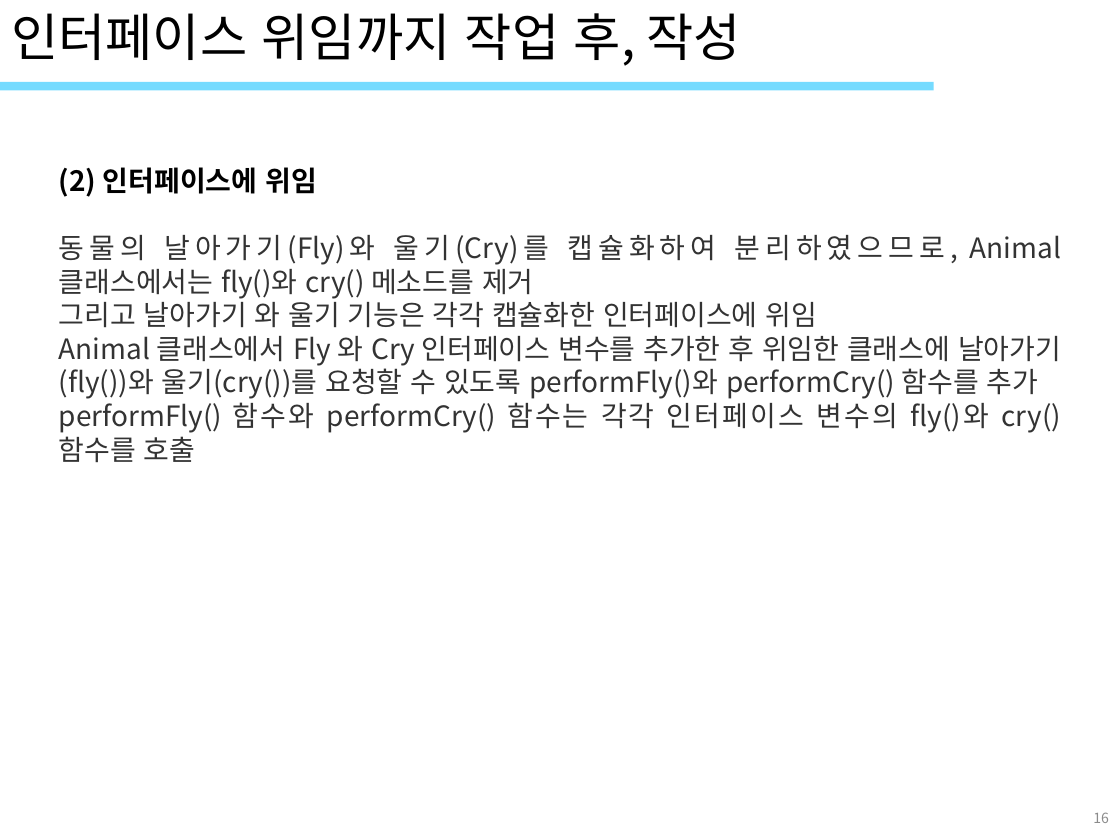
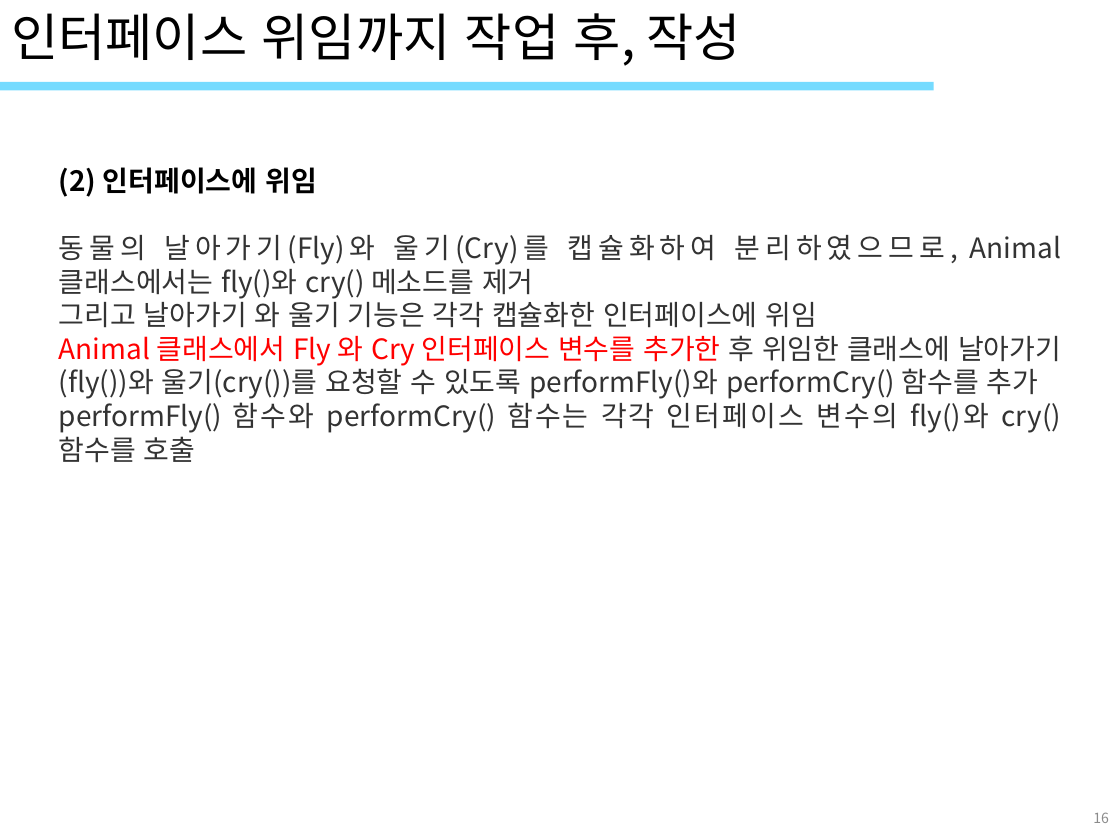
Before and after one commit to ImSeongMuk/study, a slide deck: slide 16 of UML/4_객체UML(클래스관계-문제해결).pptx. Drawn at 1120x840 pixels with LibreOffice and Linux fonts; fonts in the diff are those of the drawing; background and template pictures are left out. Boxes give left, top, right and bottom in pixels: in the first picture for what was removed or moved away, otherwise in the second. Text is boxed around its words. In the diff, an @@ line names an element or a change of style, - is before the commit and + after.

```diff
--- a/UML/4_객체UML(클래스관계-문제해결).pptx
+++ b/UML/4_객체UML(클래스관계-문제해결).pptx
@@ text at box(59, 335, 1061, 399): text colour #333333 to #FF0000 in "Animal 클래스에서 Fly 와 Cry 인터페이스 변수를 ..." @@
```
Also in this commit, not shown: 2 other slides changed, 5 other files.
